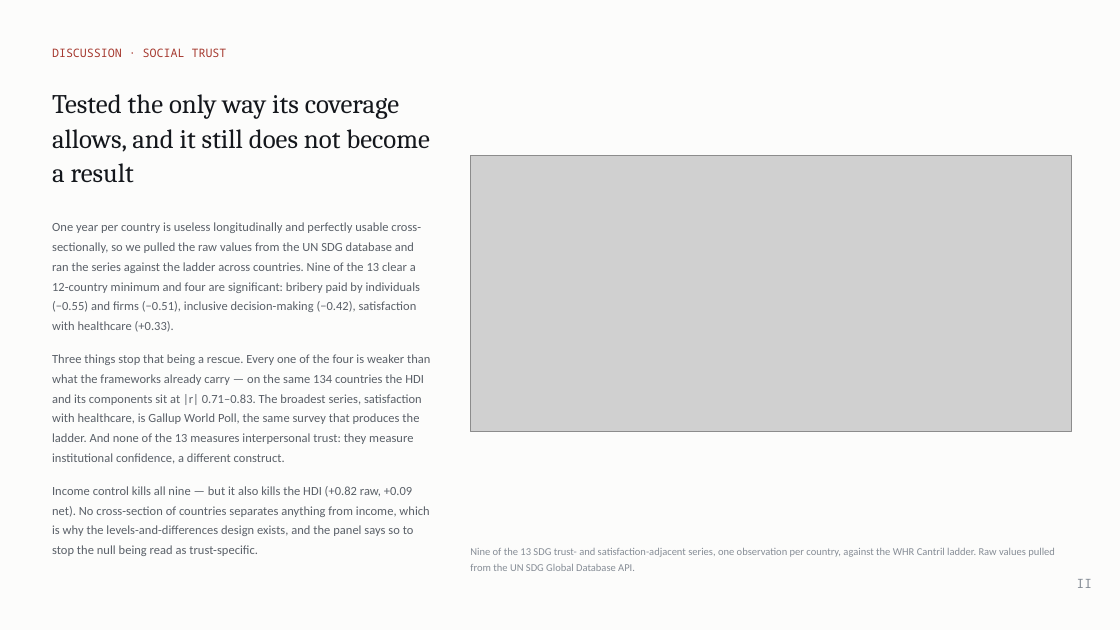
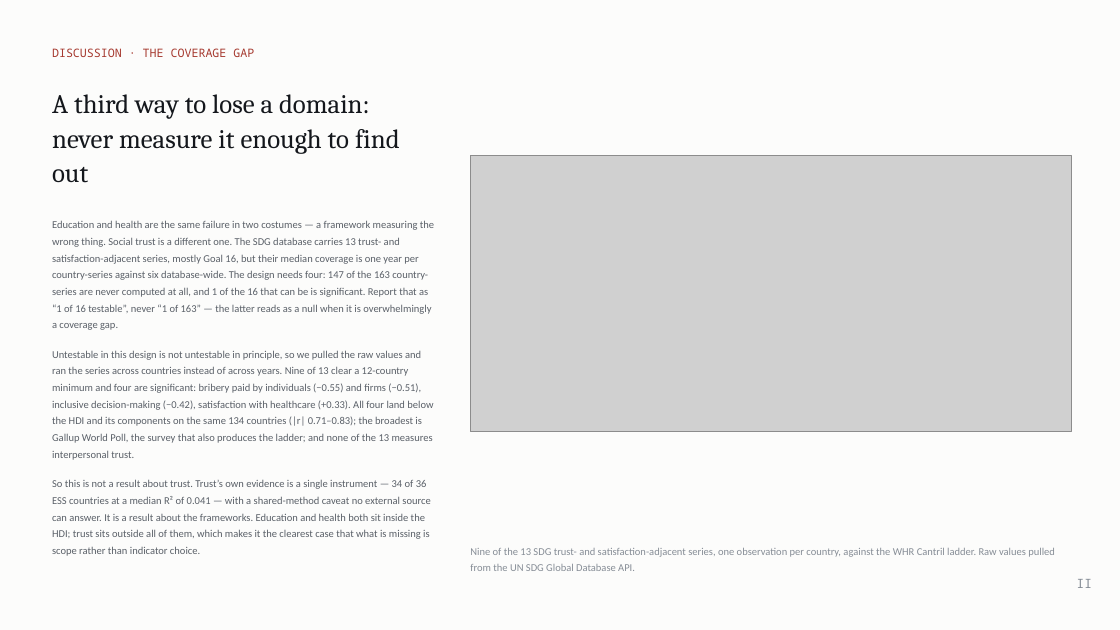
Before and after one commit to cwejnert/HDI-Happiness, a slide deck: slide 20 of deck/Measured_Where_It_Varies.pptx (slide 21 before the commit). Drawn at 1120x630 pixels with LibreOffice and Linux fonts; fonts in the diff are those of the drawing; grey boxes stand for pictures. Boxes give left, top, right and bottom in pixels: in the first picture for what was removed or moved away, otherwise in the second. Text is boxed around its words. In the diff, an @@ line names an element or a change of style, - is before the commit and + after.

```diff
--- a/deck/Measured_Where_It_Varies.pptx
+++ b/deck/Measured_Where_It_Varies.pptx
@@ text at (52, 48, 254, 57): text changed @@
-DISCUSSION · SOCIAL TRUST
+DISCUSSION · THE COVERAGE GAP
@@ text at (52, 94, 400, 183): text changed @@
-Tested the only way its coverage allows, and it still does not become a result
+A third way to lose a domain: never measure it enough to find out
@@ text at (52, 220, 434, 556): text changed; size 10.8 to 9 pt @@
-One year per country is useless longitudinally and perfectly usable cross-sectionally, so we pulled the raw values from the UN SDG database and ran the series against the ladder across countries. Nine of the 13 clear a 12-country minimum and four are significant: bribery paid by individuals (−0.55) and firms (−0.51), inclusive decision-making (−0.42), satisfaction with healthcare (+0.33).
-Three things stop that being a rescue. Every one of the four is weaker than what the frameworks already carry — on the same 134 countries the HDI and its components sit at |r| 0.71–0.83. The broadest series, satisfaction with healthcare, is Gallup World Poll, the same survey that produces the ladder. And none of the 13 measures interpersonal trust: they measure institutional confidence, a different construct.
-Income control kills all nine — but it also kills the HDI (+0.82 raw, +0.09 net). No cross-section of countries separates anything from income, which is why the levels-and-differences design exists, and the panel says so to stop the null being read as trust-specific.
+Education and health are the same failure in two costumes — a framework measuring the wrong thing. Social trust is a different one. The SDG database carries 13 trust- and satisfaction-adjacent series, mostly Goal 16, but their median coverage is one year per country-series against six database-wide. The design needs four: 147 of the 163 country-series are never computed at all, and 1 of the 16 that can be is significant. Report that as “1 of 16 testable”, never “1 of 163” — the latter reads as a null when it is overwhelmingly a coverage gap.
+Untestable in this design is not untestable in principle, so we pulled the raw values and ran the series across countries instead of across years. Nine of 13 clear a 12-country minimum and four are significant: bribery paid by individuals (−0.55) and firms (−0.51), inclusive decision-making (−0.42), satisfaction with healthcare (+0.33). All four land below the HDI and its components on the same 134 countries (|r| 0.71–0.83); the broadest is Gallup World Poll, the survey that also produces the ladder; and none of the 13 measures interpersonal trust.
+So this is not a result about trust. Trust’s own evidence is a single instrument — 34 of 36 ESS countries at a median R² of 0.041 — with a shared-method caveat no external source can answer. It is a result about the frameworks. Education and health both sit inside the HDI; trust sits outside all of them, which makes it the clearest case that what is missing is scope rather than indicator choice.
```
Also in this commit, not shown: 6 other slides changed, 1 slide removed, 1 other file.
